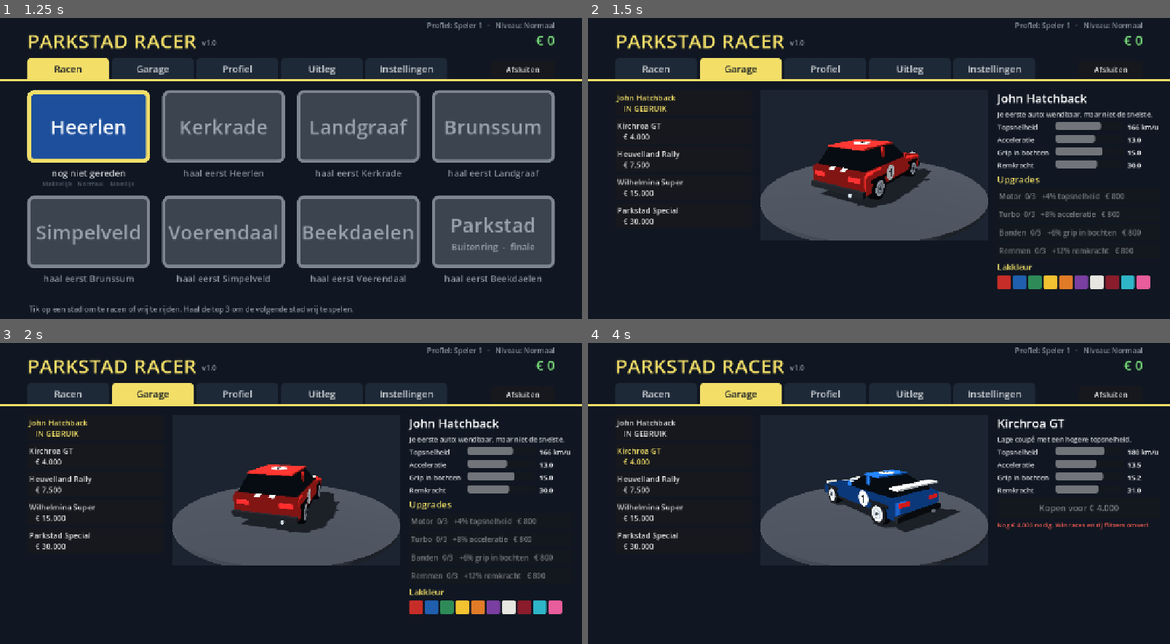
Above: before the commit, frames 1-4 (two rows, left to right).
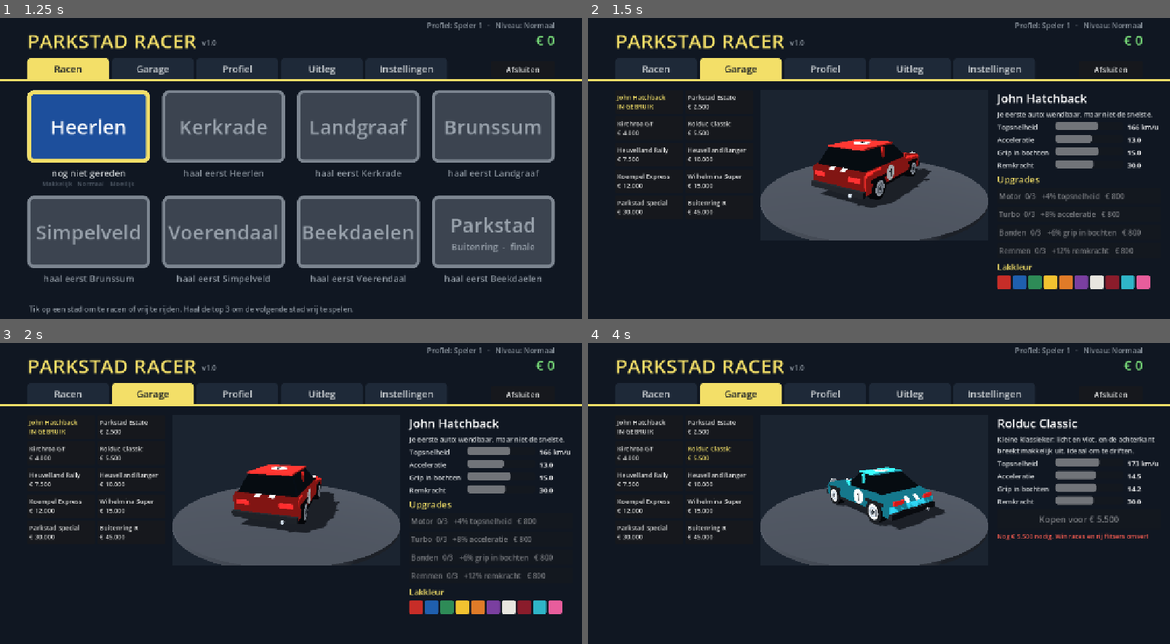
Above: after the commit, the same moments.

Repository: Clippie93/parkstad-racer
Game: Godot game, scene res://scenes/menu.tscn
The game is run twice, just before and just after one commit, with the same random seed, the same clock (stepped at 60 frames per second) and the same inputs. Sound files missing from this copy of the repository are replaced by a short silence.
Inputs (mouse positions are in pixels of both pictures, inside the frame that each line leads up to):
- Up to frame 1 (1.25 s): click "Racen" at 0.5 s
- Up to frame 2 (1.5 s): click "Garage" at 1.25 s
- Up to frame 3 (2 s): no input
- Up to frame 4 (4 s): click (721, 454) at 2 s, where only the run after the commit has a clickable "Rolduc Classic € 5.500"; click (721, 454) at 2.75 s, where only the run after the commit has a clickable "Rolduc Classic € 5.500"; tap Enter at 3.5 s; move the mouse to (1007, 487) at 3.52 s; hold D (steer_right) from 3.53 s (still down); tap T at 3.6 s; click (1007, 487) at 3.67 s

Frame 1 is identical in both runs. In frame 2, 2.1% of the frame differs, in the area x 4-89%, y 25-69%; in frame 3, 2.1%; in frame 4, 7.0%, in the area x 4-98%, y 25-69%.

Commit message:
Garage: vijf nieuwe auto's (Parkstad Estate, Rolduc Classic, Heuvelland Ranger, Koempel Express, Buitenring R); lijst in twee kolommen; Ranger heeft minder last van gras
Co-Authored-By: Claude Opus 5.5 <noreply@anthropic.com>

Diff:
--- a/scripts/car.gd
+++ b/scripts/car.gd
@@ -88,6 +88,8 @@
 var slipstream_top_bonus := SLIP_TOP
 var slipstream_coast := SLIP_COAST
 var surface_speed := 1.0
+# 0..1: hoeveel minder last deze auto heeft van gras en berm (Heuvelland Ranger 0,6)
+var offroad := 0.0
 var off_road := false
 # Hoe hard de banden slippen (0..1): zijwaarts glijden, een donut of de handrem op snelheid.
 # Voor het piepgeluid (car_audio.gd) en de bandenrook.
--- a/scripts/cars_catalog.gd
+++ b/scripts/cars_catalog.gd
@@ -7,14 +7,30 @@
         "color": Color("c72d28"), "stripe": Color("f4f4ee"),
         "speed": 46.0, "accel": 13.0, "grip": 15.0, "brake": 30.0,
         "text": "Je eerste auto: wendbaar, maar niet de snelste."},
+    {"id": "estate", "name": "Parkstad Estate", "style": "estate", "price": 2500,
+        "color": Color("8a1c2b"), "stripe": Color("e8e6e0"),
+        "speed": 46.5, "accel": 12.5, "grip": 16.0, "brake": 31.5,
+        "text": "Stationwagen: rustig en stabiel, met veel grip en goede remmen. Niet de snelste."},
     {"id": "gt", "name": "Kirchroa GT", "style": "coupe", "price": 4000,
         "color": Color("1f5fae"), "stripe": Color("f4f4ee"),
         "speed": 50.0, "accel": 13.5, "grip": 15.2, "brake": 31.0,
         "text": "Lage coupé met een hogere topsnelheid."},
+    {"id": "rolduc", "name": "Rolduc Classic", "style": "retro", "price": 5500,
+        "color": Color("2fb5c8"), "stripe": Color("f4f4ee"),
+        "speed": 48.0, "accel": 14.5, "grip": 14.2, "brake": 30.0,
+        "text": "Kleine klassieker: licht en vlot, en de achterkant breekt makkelijk uit. Ideaal om te driften."},
     {"id": "rally", "name": "Heuvelland Rally", "style": "sedan", "price": 7500,
         "color": Color("2e8b57"), "stripe": Color("f2c230"),
         "speed": 48.5, "accel": 15.0, "grip": 17.0, "brake": 33.0,
         "text": "Sedan met veel grip en sterke remmen: ideaal voor bochtige levels."},
+    {"id": "ranger", "name": "Heuvelland Ranger", "style": "pickup", "price": 10000,
+        "color": Color("3f6b45"), "stripe": Color("f2c230"),
+        "speed": 49.0, "accel": 15.0, "grip": 16.0, "brake": 32.0, "offroad": 0.6,
+        "text": "Pick-up op grote wielen: naast de weg verlies je veel minder snelheid en grip."},
+    {"id": "koempel", "name": "Koempel Express", "style": "van", "price": 12000,
+        "color": Color("f2c230"), "stripe": Color("1a1a1a"),
+        "speed": 55.5, "accel": 12.0, "grip": 14.5, "brake": 30.5,
+        "text": "Busje van de koempels: trekt traag op, maar haalt op de rechte stukken een hoge topsnelheid."},
     {"id": "super", "name": "Wilhelmina Super", "style": "coupe", "price": 15000,
         "color": Color("e07b28"), "stripe": Color("1a1a1a"),
         "speed": 55.0, "accel": 16.0, "grip": 16.5, "brake": 34.0,
@@ -23,6 +39,10 @@
         "color": Color("f2c230"), "stripe": Color("1a1a1a"),
         "speed": 60.0, "accel": 18.0, "grip": 18.0, "brake": 36.0,
         "text": "De snelste auto van Parkstad. Voor de Buitenring."},
+    {"id": "buitenring", "name": "Buitenring R", "style": "proto", "price": 45000,
+        "color": Color("e8e6e0"), "stripe": Color("c72d28"),
+        "speed": 64.0, "accel": 19.5, "grip": 19.5, "brake": 38.0,
+        "text": "Prototype voor de Buitenring: het snelste dat Parkstad heeft."},
 ]
 
 # Upgrades: per niveau een percentage op de basiswaarde.
--- a/scripts/garage.gd
+++ b/scripts/garage.gd
@@ -7,7 +7,7 @@
 const Catalog = preload("res://scripts/cars_catalog.gd")
 
 var view_id := ""            # auto die je bekijkt (hoeft niet van jou te zijn)
-var car_list: VBoxContainer
+var car_list: GridContainer      # twee kolommen: 10 auto's passen zonder scrollen
 var info_box: VBoxContainer
 var preview_root: Node3D
 var preview_car: ArcadeCar
@@ -15,7 +15,7 @@
 var toast: Label
 
 # Maximale waarden voor de balkjes (snelste auto, volledig opgewaardeerd).
-const MAX_STATS := {"speed": 70.0, "accel": 23.0, "grip": 22.0, "brake": 50.0}
+const MAX_STATS := {"speed": 75.0, "accel": 25.0, "grip": 24.0, "brake": 55.0}   # ruimte voor de Buitenring R met alle upgrades
 
 func _ready() -> void:
     Fit.center(self)
@@ -26,10 +26,12 @@
         if id != "garage":
             Game.go_menu())
     Game.play_menu_music()
-    car_list = VBoxContainer.new()
+    car_list = GridContainer.new()
+    car_list.columns = 2
     car_list.position = Vector2(60, 162)
-    car_list.size = Vector2(300, 0)
-    car_list.add_theme_constant_override("separation", 6)
+    car_list.size = Vector2(304, 0)
+    car_list.add_theme_constant_override("h_separation", 6)
+    car_list.add_theme_constant_override("v_separation", 6)
     add_child(car_list)
 
     # 3D-voorbeeld
@@ -117,8 +119,9 @@
         var id: String = String(info["id"])
         var b := Button.new()
         b.alignment = HORIZONTAL_ALIGNMENT_LEFT
-        b.custom_minimum_size = Vector2(300, 48)
-        b.add_theme_font_size_override("font_size", 17)
+        b.custom_minimum_size = Vector2(149, 52)
+        b.clip_text = true
+        b.add_theme_font_size_override("font_size", 14)
         var status: String
         if id == Game.selected_car():
             status = "IN GEBRUIK"
@@ -126,7 +129,7 @@
             status = "in bezit"
         else:
             status = "gratis (testmodus)" if Game.test_mode() else Game.format_money(int(info["price"]))
-        b.text = "%s\n   %s" % [info["name"], status]
+        b.text = "%s\n%s" % [info["name"], status]
         if id == view_id:
             b.add_theme_color_override("font_color", Color("f3df68"))
         b.pressed.connect(_view.bind(id))
--- a/scripts/race.gd
+++ b/scripts/race.gd
@@ -638,6 +638,7 @@
 	c.body_color = Game.car_paint(id)
 	c.stripe_color = info["stripe"]
 	c.race_number = 1
+	c.offroad = float(info.get("offroad", 0.0))
 	_apply_stats(c, Game.car_stats(id))
 
 func _apply_stats(c: ArcadeCar, st: Dictionary) -> void:
@@ -884,8 +885,9 @@
 	var off: bool = float(res[0]) > float(level.road_hw) + OFF_ROAD_MARGIN
 	_slipstream(_delta)
 	car.off_road = off
-	car.surface_grip = OFF_GRIP if off else 1.0
-	car.surface_speed = OFF_SPEED if off else 1.0
+	# naast de weg: minder grip en topsnelheid, minder voor een terreinauto (offroad)
+	car.surface_grip = lerpf(OFF_GRIP, 1.0, car.offroad) if off else 1.0
+	car.surface_speed = lerpf(OFF_SPEED, 1.0, car.offroad) if off else 1.0
 
 func _process(delta: float) -> void:
 	if loading:
